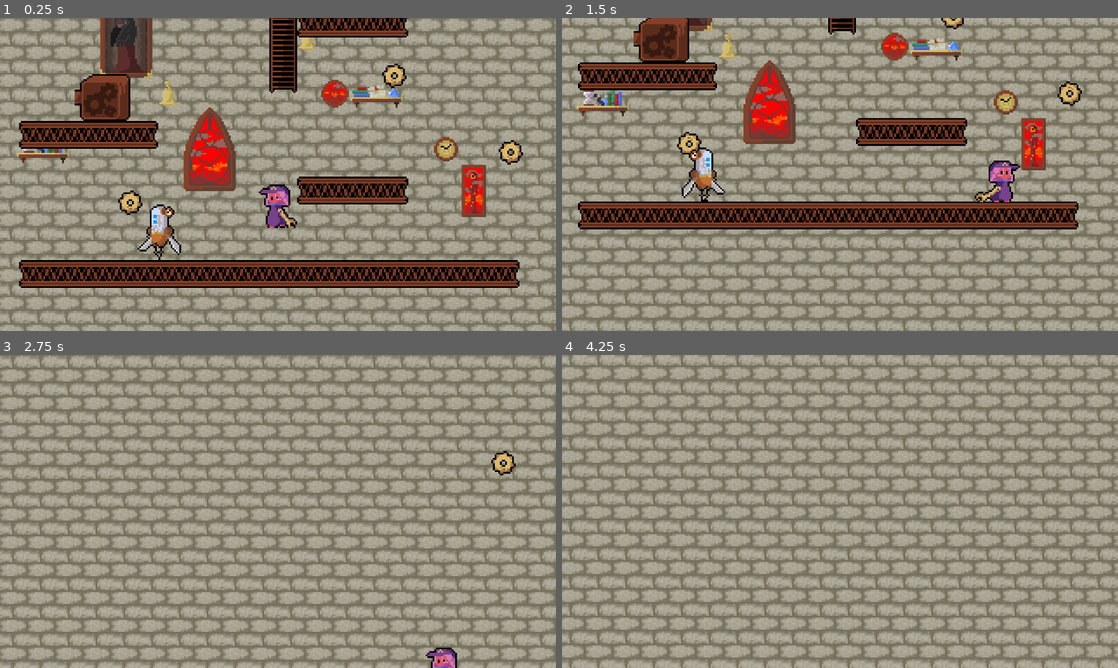
Above: before the commit, frames 1-4 (two rows, left to right).
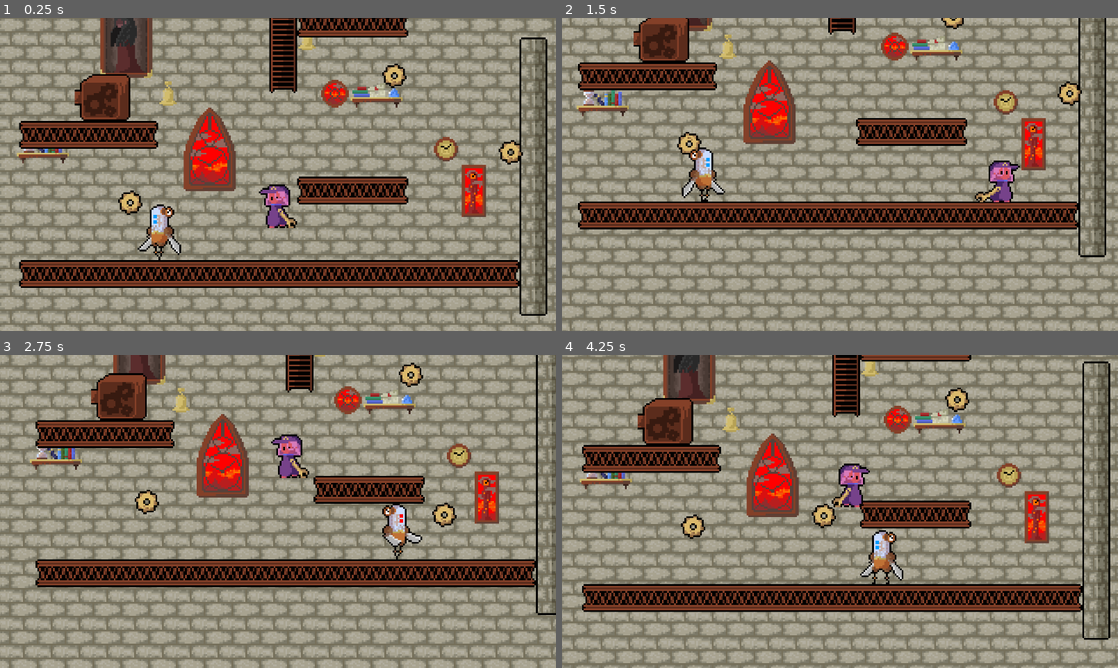
Above: after the commit, the same moments.

Repository: KingKiwiThe5th/Countdown
Game: Godot game, scene res://Scenes/main.tscn
Two runs of this game, one before a commit and one after it. Both use one fixed random seed, a clock stepped at 60 frames per second and the inputs below.
Inputs:
- Up to frame 1 (0.25 s): no input
- Up to frame 2 (1.5 s): hold W (climb) 0.53-1.28 s; hold D (right) from 0.53 s (still down); tap Space (jump) at 0.77 s; tap E (select) at 1.35 s
- Up to frame 3 (2.75 s): tap Space (jump) at 1.52 s; release D (right) at 2.03 s; hold A (left) from 2.03 s (still down); hold W (climb) from 2.03 s (still down)
- Up to frame 4 (4.25 s): release A (left) at 2.78 s; release W (climb) at 2.78 s; hold D (right) from 2.78 s (still down); tap E (select) at 2.85 s; tap Space (jump) at 3.02, 3.77 s; hold W (climb) from 3.53 s (still down)

The runs differ from the first frame. In frame 1, 3.2% of the frame differs, in the area x 93-99%, y 6-96%; in frame 2, 2.8%; in frame 3, 54%; in frame 4, 72%, in the area x 0-100%, y 0-100%.

Commit message:
walls and start screen

Diff:
--- /dev/null
+++ b/Scenes/control.tscn
@@ -0,0 +1,45 @@
+[gd_scene load_steps=5 format=3 uid="uid://evy2lpil4a76"]
+
+[ext_resource type="Texture2D" uid="uid://c0wu1p3y3u61a" path="res://Assets/startArt.jpg" id="1_cgmvo"]
+[ext_resource type="FontFile" uid="uid://b20ymth1saaq7" path="res://Assets/fonts/alagard.ttf" id="2_vh8u0"]
+
+[sub_resource type="LabelSettings" id="LabelSettings_wpaqk"]
+font = ExtResource("2_vh8u0")
+font_color = Color(0.77, 0.59752, 0.3388, 1)
+outline_size = 3
+outline_color = Color(0, 0, 0, 1)
+
+[sub_resource type="Theme" id="Theme_btyrf"]
+
+[node name="Control" type="Control"]
+layout_mode = 3
+anchors_preset = 15
+anchor_right = 1.0
+anchor_bottom = 1.0
+grow_horizontal = 2
+grow_vertical = 2
+
+[node name="TextureRect" type="TextureRect" parent="."]
+layout_mode = 0
+offset_right = 40.0
+offset_bottom = 40.0
+scale = Vector2(0.2, 0.2)
+texture = ExtResource("1_cgmvo")
+
+[node name="Label" type="Label" parent="."]
+layout_mode = 2
+offset_right = 122.0
+offset_bottom = 15.0
+scale = Vector2(1.7, 1.7)
+text = "Game Name Here"
+label_settings = SubResource("LabelSettings_wpaqk")
+
+[node name="Button" type="Button" parent="."]
+layout_mode = 2
+offset_top = 83.0
+offset_right = 122.0
+offset_bottom = 106.0
+grow_vertical = 2
+theme = SubResource("Theme_btyrf")
+theme_override_fonts/font = ExtResource("2_vh8u0")
+text = "Start Climb"
--- a/Scenes/main.tscn
+++ b/Scenes/main.tscn
@@ -1,5 +1,6 @@
-[gd_scene load_steps=19 format=4 uid="uid://8utghou5n8e1"]
+[gd_scene load_steps=21 format=4 uid="uid://8utghou5n8e1"]
 
+[ext_resource type="Texture2D" uid="uid://cff4ws34kg5oy" path="res://Assets/walls.png" id="1_6iyac"]
 [ext_resource type="Texture2D" uid="uid://bclfbqtkdyrep" path="res://Assets/tilemaptemplate (1).png" id="2_8gbba"]
 [ext_resource type="PackedScene" uid="uid://dwlp3h7xxs7me" path="res://Scenes/player.tscn" id="2_bo1nx"]
 [ext_resource type="Texture2D" uid="uid://2aa0y4f4pjw3" path="res://Assets/scaffold.png" id="2_jjvhh"]
@@ -11,6 +12,15 @@
 [ext_resource type="Texture2D" uid="uid://dlt2oiv5m6xdd" path="res://Assets/background_assets/backgroundBricksLarge.png" id="9_ynf5e"]
 [ext_resource type="Texture2D" uid="uid://bgr43tea8nujl" path="res://Assets/background_assets/backgroundAssets.png" id="10_hptm8"]
 [ext_resource type="PackedScene" uid="uid://cqmeov0x16lyn" path="res://Scenes/lift.tscn" id="11_d1ilt"]
+
+[sub_resource type="TileSetAtlasSource" id="TileSetAtlasSource_fdnlq"]
+texture = ExtResource("1_6iyac")
+0:0/0 = 0
+0:0/0/physics_layer_0/polygon_0/points = PackedVector2Array(-8, -8, 8, -8, 8, 8, -8, 8)
+0:1/0 = 0
+0:1/0/physics_layer_0/polygon_0/points = PackedVector2Array(-8, -8, 8, -8, 8, 8, -8, 8)
+0:2/0 = 0
+0:2/0/physics_layer_0/polygon_0/points = PackedVector2Array(-8, -8, 8, -8, 8, 8, -8, 8)
 
 [sub_resource type="TileSetAtlasSource" id="TileSetAtlasSource_jjvhh"]
 texture = ExtResource("2_8gbba")
@@ -67,6 +77,7 @@
 sources/1 = SubResource("TileSetAtlasSource_jjvhh")
 sources/2 = SubResource("TileSetAtlasSource_kry3j")
 sources/3 = SubResource("TileSetAtlasSource_344ge")
+sources/0 = SubResource("TileSetAtlasSource_fdnlq")
 
 [sub_resource type="WorldBoundaryShape2D" id="WorldBoundaryShape2D_jjvhh"]
 normal = Vector2(0, 1)
@@ -115,7 +126,7 @@
 [node name="TileMap" type="TileMap" parent="."]
 tile_set = SubResource("TileSet_8gbba")
 format = 2
-layer_0/tile_data = PackedInt32Array(65533, 65538, 0, 65535, …(427 unchanged characters)… , 65538, 0, 65531, 2, 0, 65532, 65538, 0)
+layer_0/tile_data = PackedInt32Array(65533, 65538, 0, 65535, …(427 unchanged characters)… , 65538, 0, 65531, 2, 0, 65532, 65538, 0, 13, 0, 1, -65523, 0, 1, -131059, 0, 1, -196595, 0, 1, -262131, 0, 1, -327667, 0, 1, -393203, 0, 1, -458739, 0, 1, -524275, 0, 0, 65549, 0, 2)
 layer_1/name = "background"
 layer_1/z_index = -20
 
--- /dev/null
+++ b/themes/menus_theme.tres
@@ -0,0 +1,6 @@
+[gd_resource type="Theme" load_steps=2 format=3 uid="uid://b3l4h3hksieag"]
+
+[ext_resource type="FontFile" uid="uid://b20ymth1saaq7" path="res://Assets/fonts/alagard.ttf" id="1_x2h2x"]
+
+[resource]
+default_font = ExtResource("1_x2h2x")
Binary file added: Assets/buttonTexture.png
Not shown, added: Assets/buttonTexture.png.import
Binary file added: Assets/fonts/alagard.ttf
Not shown, added: Assets/fonts/alagard.ttf.import
Binary file added: Assets/startArt.jpg
Not shown, added: Assets/startArt.jpg.import
Binary file added: Assets/walls.png
Not shown, added: Assets/walls.png.import
